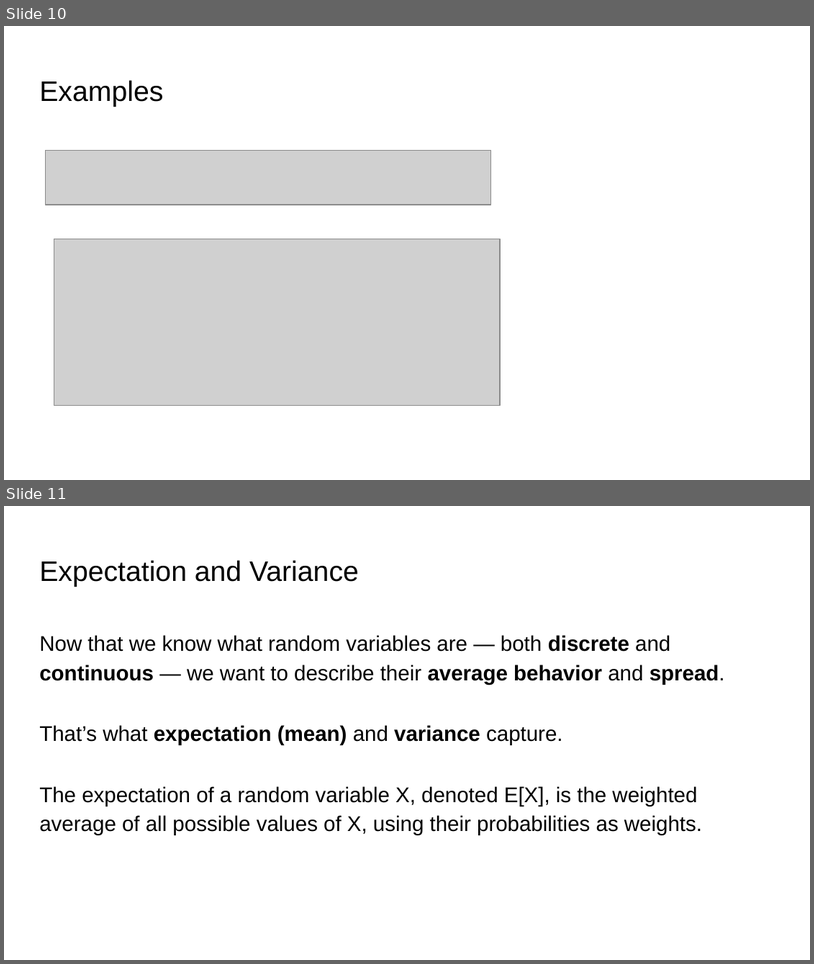
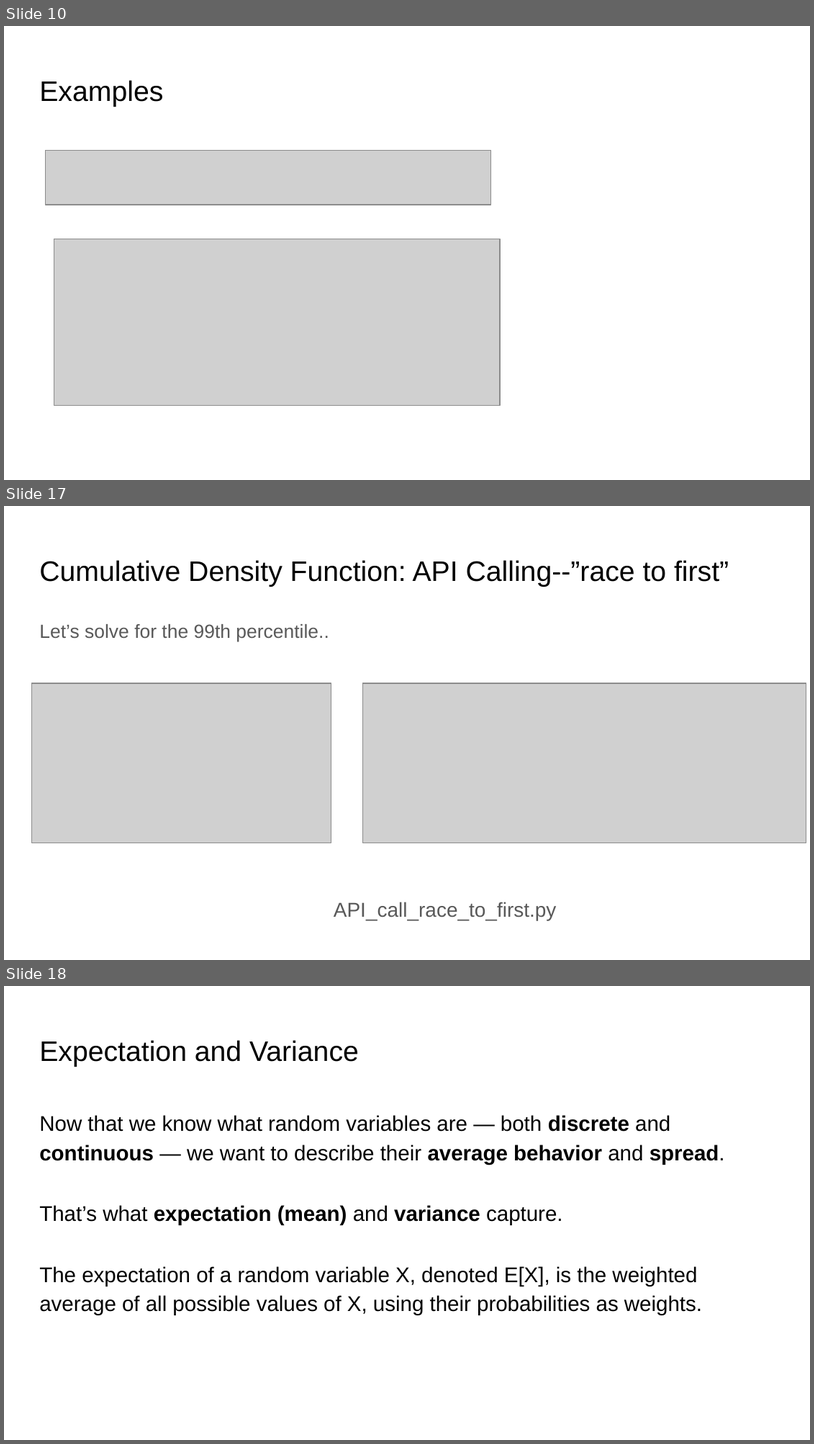
Before and after one commit to ankur6ue/deep-learning-course, a slide deck: Module 1/class_1.6/deep_learning_course_class_1.6.pptx. Shown one above the other, each under a label of ours: slides 10 and 11 before the commit, slides 10, 17 and 18 after it; the slides between them are not shown. The pictures are 814x964 and 814x1444 pixels, drawn with LibreOffice and Linux fonts; fonts in the diff are those of the drawing; grey boxes stand for pictures. Boxes give left, top, right and bottom in pixels: in the first picture for what was removed or moved away, otherwise in the second. Text is boxed around its words. In the diff, an @@ line names an element or a change of style, - is before the commit and + after.

```diff
--- a/Module 1/class_1.6/deep_learning_course_class_1.6.pptx
+++ b/Module 1/class_1.6/deep_learning_course_class_1.6.pptx
@@ slide 17 added at <box>4,506,810,960</box>, background #FFFFFF @@
@@ title added at <box>39,560,729,587</box>, 25.2 pt, text #000000 @@
+Cumulative Density Function: API Calling--”race to first”
@@ text added at <box>39,624,329,642</box>, 17 pt, text #595959 @@
+Let’s solve for the 99th percentile..
@@ picture added at <box>31,683,332,842</box> @@
@@ picture added at <box>363,683,806,842</box> @@
@@ text added at <box>334,901,557,921</box>, 18 pt, text #595959 @@
+API_call_race_to_first.py
@@ what was slide 11 is now slide 18 @@
```
Also in this commit, not shown: 1 slide changed, 6 other slides added, 3 other files.
